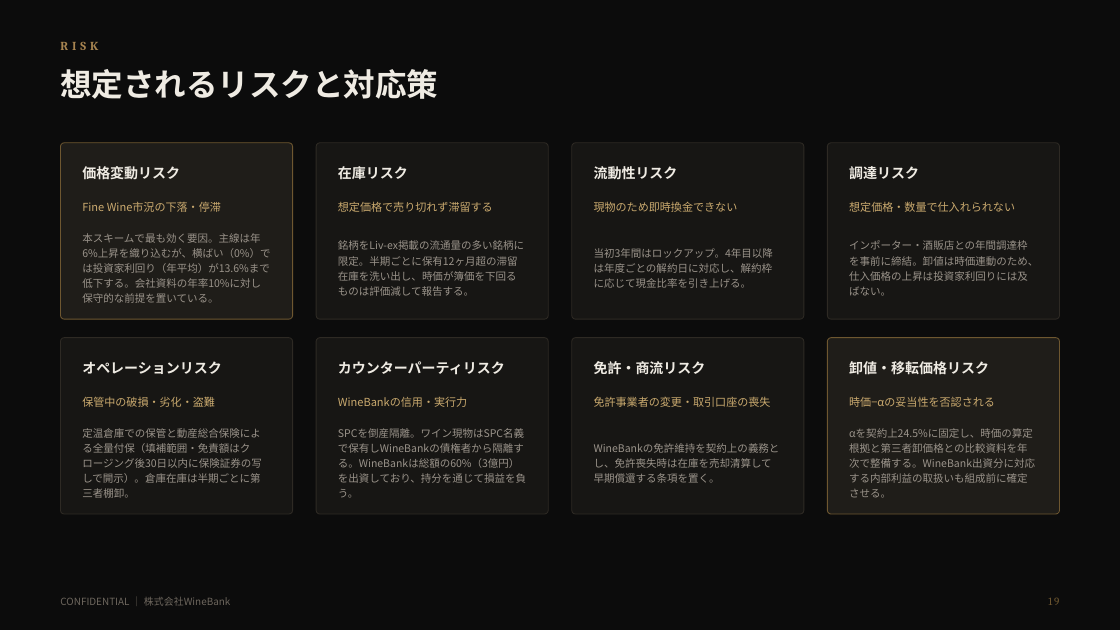
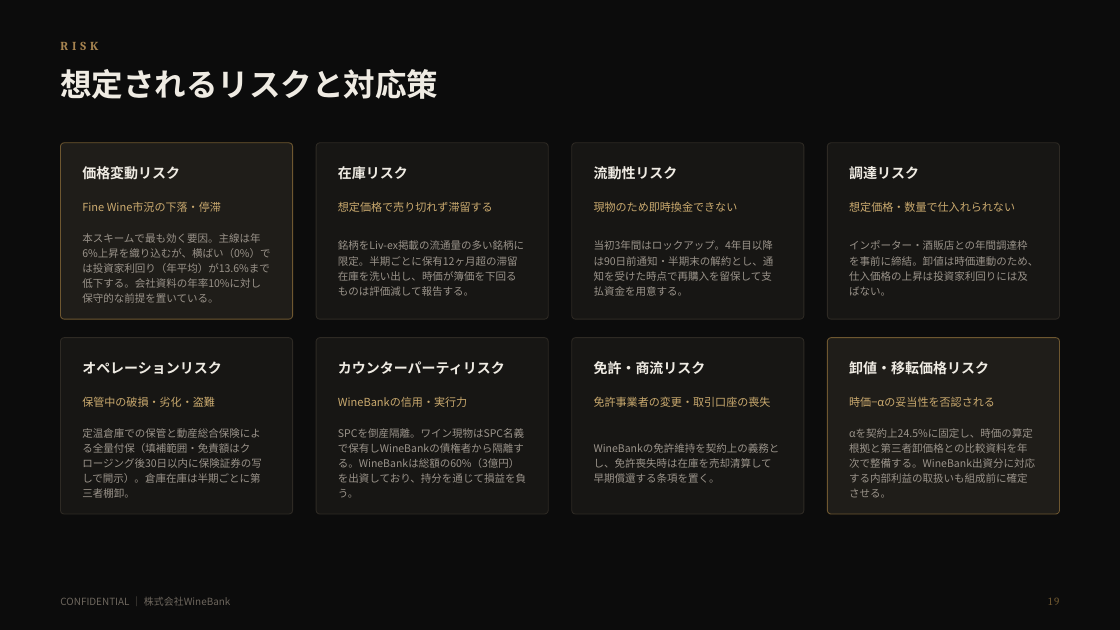
Before and after one commit to nakano-winebank/wine-auction, a slide deck: slide 20 of docs/wine-fund/WineBank_ワインファンドSPC組成提案_山本案_時価マイナスα型_20261020.pptx. Drawn at 1120x630 pixels with LibreOffice and Linux fonts; fonts in the diff are those of the drawing. Boxes give left, top, right and bottom in pixels: in the first picture for what was removed or moved away, otherwise in the second. Text is boxed around its words. In the diff, an @@ line names an element or a change of style, - is before the commit and + after.

```diff
--- a/docs/wine-fund/WineBank_ワインファンドSPC組成提案_山本案_時価マイナスα型_20261020.pptx
+++ b/docs/wine-fund/WineBank_ワインファンドSPC組成提案_山本案_時価マイナスα型_20261020.pptx
@@ text at box(594, 240, 774, 296): text changed @@
-当初3年間はロックアップ。4年目以降は年度ごとの解約日に対応し、解約枠に応じて現金比率を引き上げる。
+当初3年間はロックアップ。4年目以降は90日前通知・半期末の解約とし、通知を受けた時点で再購入を留保して支払資金を用意する。
```
Also in this commit, not shown: 2 other slides changed, 6 other files.
